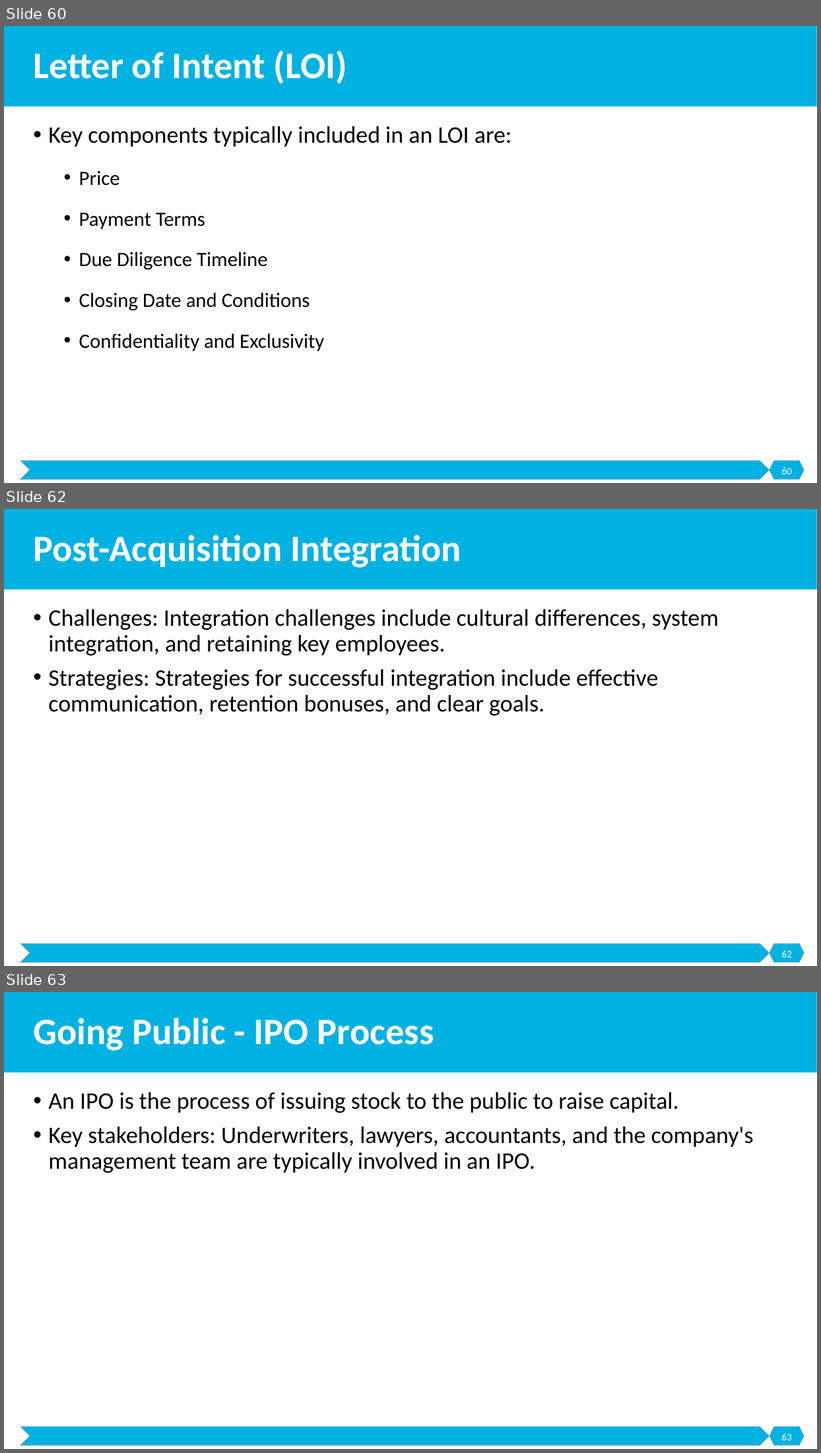
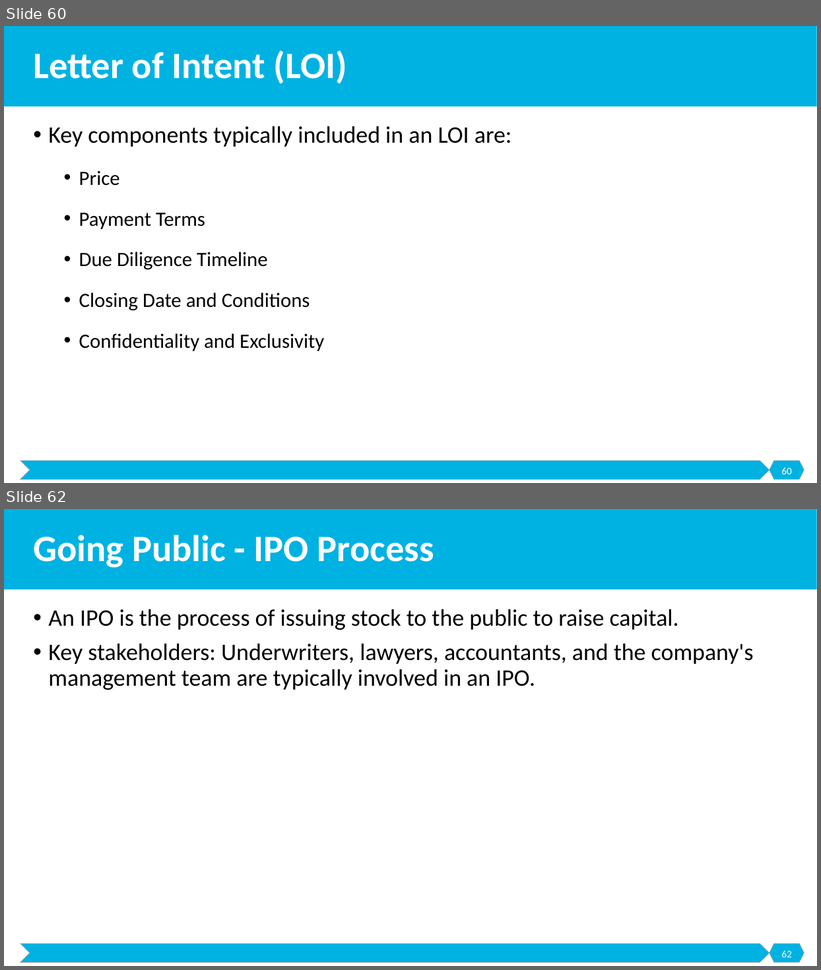
Before and after one commit to malenezi/malenezi, a slide deck: SE495/Lectures/8-Exit Strategies/Exit Strategies.pptx. Shown one above the other, each under a label of ours: slides 60, 62 and 63 before the commit, slides 60 and 62 after it; the slides between them are not shown. The pictures are 821x1453 and 821x970 pixels, drawn with LibreOffice and Linux fonts; fonts in the diff are those of the drawing. Boxes give left, top, right and bottom in pixels: in the first picture for what was removed or moved away, otherwise in the second. Text is boxed around its words. In the diff, an @@ line names an element or a change of style, - is before the commit and + after.

```diff
--- a/SE495/Lectures/8-Exit Strategies/Exit Strategies.pptx
+++ b/SE495/Lectures/8-Exit Strategies/Exit Strategies.pptx
@@ slide 62 removed at box(4, 509, 817, 966), background #FFFFFF; not listed: 3 template elements that a slide beside it also shows @@
@@ title removed at box(33, 535, 461, 568) @@
-Post-Acquisition Integration
@@ text removed at box(48, 609, 719, 716) @@
-• Challenges: Integration challenges include cultural differences, system integration, and retaining key employees.
-• Strategies: Strategies for successful integration include effective communication, retention bonuses, and clear goals.
@@ page number removed at box(781, 951, 792, 958) @@
-62
@@ what was slide 63 is now slide 62 @@
@@ page number at box(781, 951, 792, 958): text changed @@
-63
+62
```
Also in this commit, not shown: 5 slides changed, 1 other slide removed, 1 other file.
